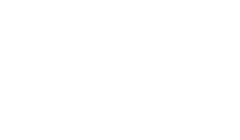
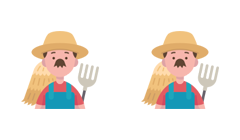
Before/after of a 240×140 layered artwork. What changed in the layer stack:
showed group "Villager" (4 layers) over (21, 31, 219, 109)
added layer "Layer 1 copy" in group "Villager" over (141, 31, 219, 109)
added layer "Layer 1" in group "Villager" over (21, 31, 99, 109)
